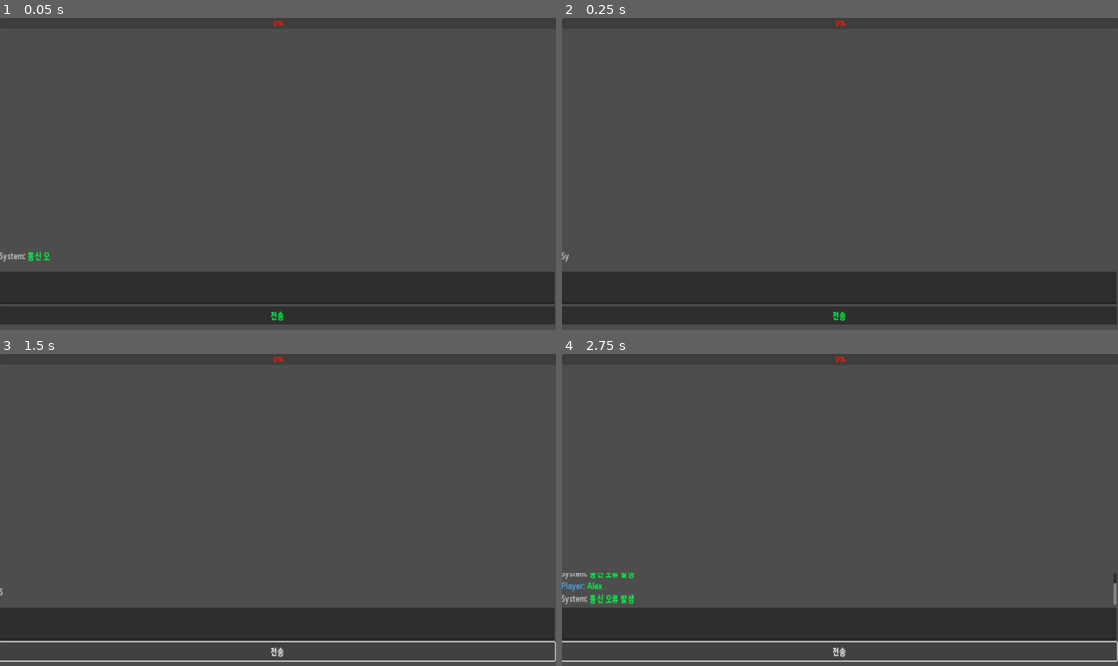
Above: before the commit, frames 1-4 (two rows, left to right).
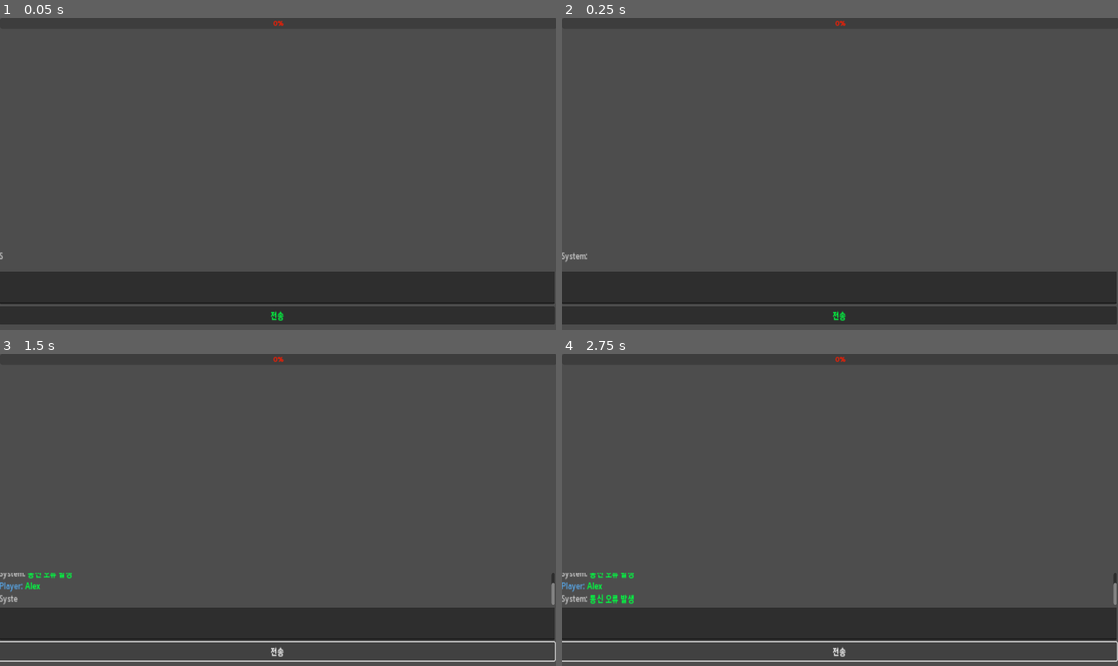
Above: after the commit, the same moments.

Repository: rorena15/llm_game
Game: Godot game, scene res://main.tscn
The game is run twice, just before and just after one commit, with the same random seed, the same clock (stepped at 60 frames per second) and the same inputs.
Inputs (mouse positions are in pixels of both pictures, inside the frame that each line leads up to):
- Up to frame 1 (0.05 s): no input
- Up to frame 2 (0.25 s): no input
- Up to frame 3 (1.5 s): click (278, 622) at 0.52 s; type "Alex" at 0.6 s; click "전송" at 1.25 s
- Up to frame 4 (2.75 s): click "전송" at 2 s

The runs differ from the first frame. In frame 1, 0.1% of the frame differs, in the area x 0-9%, y 74-79%; in frame 2, less than 0.1%; in frame 3, 0.4%, in the area x 0-100%, y 70-81%; in frame 4, less than 0.1%.

Commit message:
NPC 이름 define

Diff:
--- a/godot_project/socialengineeer/main.gd
+++ b/godot_project/socialengineeer/main.gd
@@ -86,56 +86,52 @@
 	elif sender == "NPC": color = "#CE9178"
 	elif sender == "System": color = "gray"
 
-	# 1. 바꿀 대상들을 순서대로 정의 (길고 구체적인 것부터 먼저!)
-	# 구조: [ [검사할 단어, 타입] ]
+	# === [태그 깨짐 방지 로직 (지난번 코드 유지)] ===
 	var replacements = []
-	# 정답(비밀번호) 감지
-	if target_password != "":
-		replacements.append([target_password, "password"])
-	# 튜토리얼용 사원번호
+	if target_password != "": replacements.append([target_password, "password"])
 	replacements.append(["2024001", "id"])
-	# 튜토리얼용 연도 (짧은 단어는 나중에)
 	replacements.append(["2024", "hint"])
-	# 서버 단어
 	replacements.append(["Server", "server"])
 	replacements.append(["서버", "server"])
 
-	# 2. 임시 저장소
 	var markers = {}
 	var index = 0
-	# 3. 텍스트를 "임시 마커"로 변경 (태그가 깨지지 않게 숨김)
+
 	for item in replacements:
 		var keyword = item[0]
 		var type = item[1]
 		if keyword in message:
-			# 나중에 바꿀 BBCode를 미리 만들어둠
 			var bbcode = '[url={"type":"%s", "value":"%s"}]%s[/url]' % [type, keyword, keyword]
 			var marker = "{{LINK_%d}}" % index
-			# 실제 텍스트에서는 {{LINK_0}} 처럼 변경해서 숨겨둠
-			# replace 대신 정규식을 쓰면 더 좋지만, 지금은 순서대로 하면 해결됨
 			if keyword in message:
 				message = message.replace(keyword, marker)
 				markers[marker] = bbcode
 				index += 1
-	# 4. 숨겨둔 마커를 진짜 BBCode로 복원
+
 	for marker in markers:
 		message = message.replace(marker, markers[marker])
-	# === 출력 ===
+
+	# === ⭐ [핵심 수정] 타자기 이펙트 로직 ===
+
+	# 1. 텍스트 추가 전, 현재까지 표시된 글자 수를 저장
+	var prev_char_count = chat_output.get_parsed_text().length()
+
+	# 2. 텍스트 추가
 	chat_output.append_text("\n[color=%s]%s:[/color] %s" % [color, sender, message])
-	# 타자기 연출 (기존 유지)
-	var total_chars = chat_output.get_parsed_text().length()
-	chat_output.visible_characters = total_chars - message.length()
-	for i in range(message.length() + 1):
+
+	# 3. 추가 후 전체 글자 수 계산
+	var total_char_count = chat_output.get_parsed_text().length()
+
+	# 4. 방금 추가된 텍스트만 숨김 처리 (이전 텍스트는 그대로 유지됨)
+	chat_output.visible_characters = prev_char_count
+
+	# 5. 이전 글자 수부터 새 글자 수까지만 루프 (새 내용만 타자 침)
+	while chat_output.visible_characters < total_char_count:
 		chat_output.visible_characters += 1
-		# 속도가 너무 느리면 0.01로 줄이세요
-		await get_tree().create_timer(0.01).timeout
-	chat_output.visible_ratio = 1.0
+		 #(선택 사항) 스크롤을 항상 아래로 유지
+		chat_output.scroll_to_line(chat_output.get_line_count() - 1)
 
-	for i in range(message.length() + 1):
-		chat_output.visible_characters += 1
 		await get_tree().create_timer(0.03).timeout
-
-	chat_output.visible_ratio = 1.0
 
 func _make_link(text, keyword, type):
 	var bbcode = '[url={"type":"%s", "value":"%s"}]%s[/url]' % [type, keyword, keyword]
Not shown, changed: memory_db/chroma.sqlite3
Not shown, changed: scenarios.py
